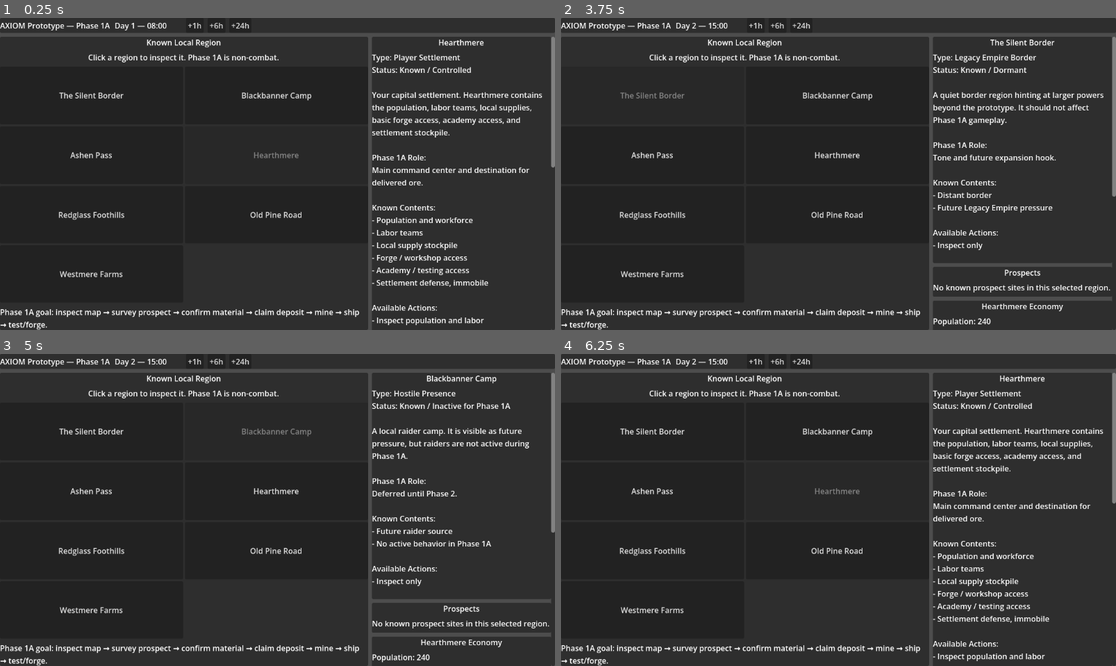
Above: before the commit, frames 1-4 (two rows, left to right).
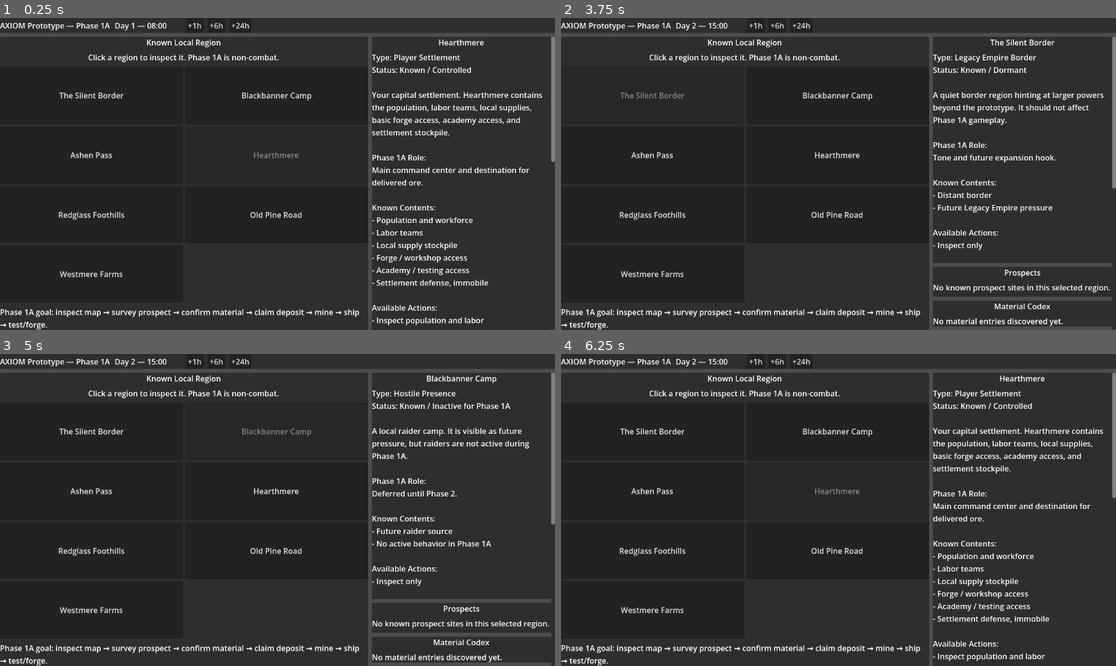
Above: after the commit, the same moments.

Repository: r3xj/axiom-prototype
Game: Godot game, scene res://scenes/Main.tscn
Two runs of this game, one before a commit and one after it. Both use one fixed random seed, a clock stepped at 60 frames per second and the inputs below.
Inputs:
- Up to frame 1 (0.25 s): no input
- Up to frame 2 (3.75 s): click "Redglass Foothills" at 0.5 s; click "+1h" at 1.25 s; click "+6h" at 2 s; click "+24h" at 2.75 s; click "The Silent Border" at 3.5 s
- Up to frame 3 (5 s): click "Blackbanner Camp" at 4.25 s
- Up to frame 4 (6.25 s): click "Ashen Pass" at 5 s; click "Hearthmere" at 5.75 s

The runs differ from the first frame. In frame 1, less than 0.1% of the frame differs, in the area x 99-100%, y 45-48%; in frame 2, 0.8%, in the area x 67-100%, y 54-100%; in frame 3, 0.8%; in frame 4, less than 0.1%.

Commit message:
Add material codex and Redglass discovery entry

Diff:
--- a/scripts/Main.gd
+++ b/scripts/Main.gd
@@ -21,6 +21,22 @@
 var supply_production_labor_teams: int = 0
 var active_projects: Array[Dictionary] = []
 var event_log: Array[String] = []
+var redglass_known: bool = false
+
+var material_codex: Dictionary = {
+	"redglass_ore": {
+		"name": "Redglass Ore",
+		"status": "Undiscovered",
+		"known_source": "Unknown",
+		"observed_traits": [],
+		"tested_properties": [],
+		"known_uses": [],
+		"field_notes": [],
+		"unresolved_questions": [],
+	}
+}
+
+var codex_body: Label
 
 var prospects: Dictionary = {
 	"red_seam": {
@@ -334,6 +350,7 @@
 
 	_build_region_info_panel(side_panel)
 	_build_prospects_panel(side_panel)
+	_build_codex_panel(side_panel)
 	_build_economy_panel(side_panel)
 	_build_projects_panel(side_panel)
 	_build_event_log_panel(side_panel)
@@ -463,6 +480,25 @@
 	event_log_body.autowrap_mode = TextServer.AUTOWRAP_WORD_SMART
 	event_content.add_child(event_log_body)
 
+func _build_codex_panel(parent: Control) -> void:
+	var codex_panel := PanelContainer.new()
+	codex_panel.name = "MaterialCodexPanel"
+	parent.add_child(codex_panel)
+
+	var codex_content := VBoxContainer.new()
+	codex_content.name = "MaterialCodexContent"
+	codex_content.add_theme_constant_override("separation", 8)
+	codex_panel.add_child(codex_content)
+
+	var codex_title := Label.new()
+	codex_title.text = "Material Codex"
+	codex_title.horizontal_alignment = HORIZONTAL_ALIGNMENT_CENTER
+	codex_content.add_child(codex_title)
+
+	codex_body = Label.new()
+	codex_body.text = ""
+	codex_body.autowrap_mode = TextServer.AUTOWRAP_WORD_SMART
+	codex_content.add_child(codex_body)
 
 func _select_region(region_id: String) -> void:
 	selected_region_id = region_id
@@ -477,6 +513,7 @@
 	_refresh_economy_panel()
 	_refresh_projects_panel()
 	_refresh_event_log_panel()
+	_refresh_codex_panel()
 
 
 func _refresh_time_label() -> void:
@@ -623,6 +660,38 @@
 
 	event_log_body.text = text.strip_edges()
 
+func _refresh_codex_panel() -> void:
+	if not redglass_known:
+		codex_body.text = "No material entries discovered yet."
+		return
+
+	var redglass: Dictionary = material_codex["redglass_ore"]
+
+	var observed_text: String = _format_string_list(redglass["observed_traits"])
+	var tested_text: String = _format_string_list(redglass["tested_properties"])
+	var use_text: String = _format_string_list(redglass["known_uses"])
+	var field_note_text: String = _format_string_list(redglass["field_notes"])
+	var unresolved_text: String = _format_string_list(redglass["unresolved_questions"])
+
+	codex_body.text = (
+		"%s\n"
+		+ "Status: %s\n"
+		+ "Known Source: %s\n\n"
+		+ "Observed Traits:\n%s\n\n"
+		+ "Tested Properties:\n%s\n\n"
+		+ "Known Uses:\n%s\n\n"
+		+ "Field Notes:\n%s\n\n"
+		+ "Unresolved Questions:\n%s"
+	) % [
+		str(redglass["name"]),
+		str(redglass["status"]),
+		str(redglass["known_source"]),
+		observed_text,
+		tested_text,
+		use_text,
+		field_note_text,
+		unresolved_text,
+	]
 
 func _advance_hours(hours: int) -> void:
 	for i in range(hours):
@@ -710,7 +779,9 @@
 	if prospect["outcome"] == "redglass_deposit":
 		redglass_deposit_confirmed = true
 		regions["redglass_foothills"]["status"] = "Known / Redglass Deposit Confirmed"
-		_add_event("Deposit confirmed: %s." % prospect["name"])
+		_discover_redglass_ore()
+		_add_event("Deposit confirmed: %s." % str(prospect["name"]))
+		_add_event("Material Codex updated: Redglass Ore.")
 	else:
 		_add_event("Survey complete: %s." % prospect["name"])
 
@@ -797,3 +868,41 @@
 	for child in container.get_children():
 		container.remove_child(child)
 		child.queue_free()
+
+func _format_string_list(items_variant: Variant) -> String:
+	var items: Array = items_variant as Array
+
+	if items.is_empty():
+		return "- None"
+
+	var text: String = ""
+	for item in items:
+		text += "- %s\n" % str(item)
+
+	return text.strip_edges()
+
+func _discover_redglass_ore() -> void:
+	redglass_known = true
+
+	material_codex["redglass_ore"] = {
+		"name": "Redglass Ore",
+		"status": "Known / Untested",
+		"known_source": "Redglass Foothills",
+		"observed_traits": [
+			"Red, glassy mineral seam",
+			"Local workers do not recognize it",
+			"Surface samples are stable enough to transport",
+		],
+		"tested_properties": [],
+		"known_uses": [
+			"Unknown",
+		],
+		"field_notes": [],
+		"unresolved_questions": [
+			"Weapon suitability unknown",
+			"Armor/shield suitability unknown",
+			"Thermal response unknown",
+			"Workability unknown",
+			"Value/appeal unknown",
+		],
+	}
